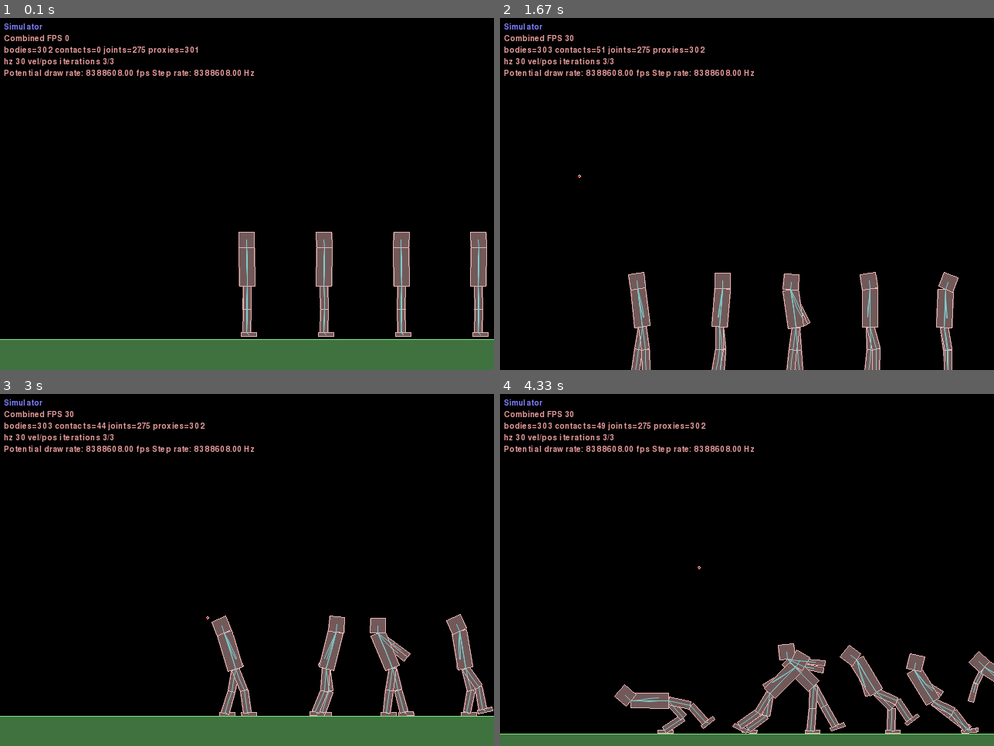
Above: before the commit, frames 1-4 (two rows, left to right).
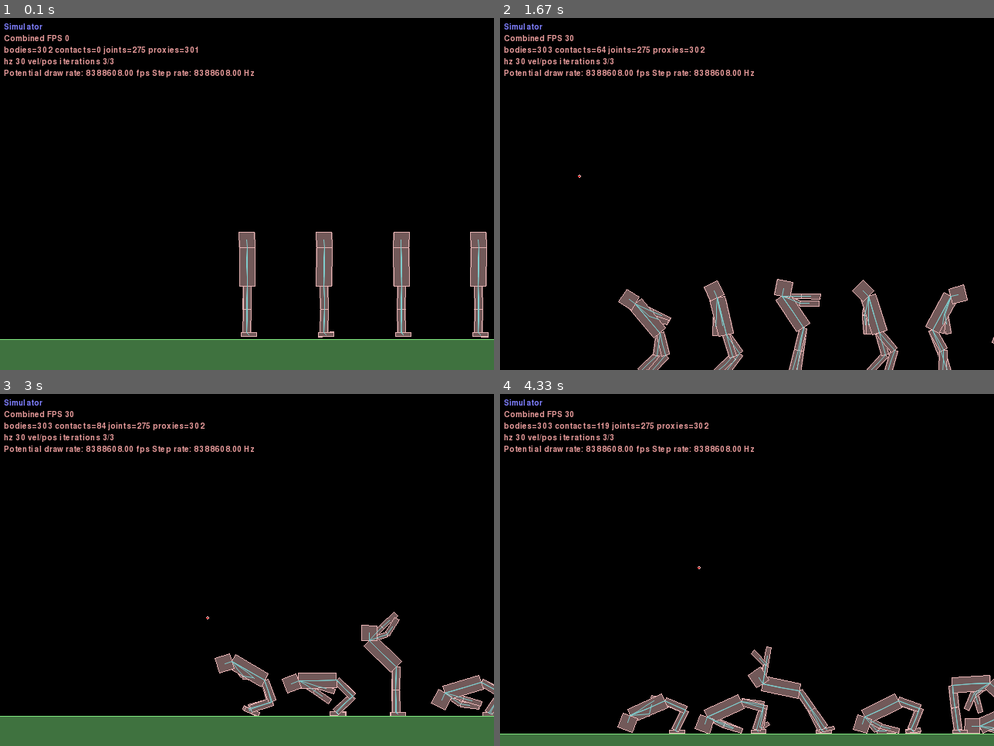
Above: after the commit, the same moments.

Repository: BradfordC/Walkers
Game: pygame game, started from simulator.py
The game is run twice, just before and just after one commit, with the same random seed, the same clock (stepped at 60 frames per second) and the same inputs.
Inputs (mouse positions are in pixels of both pictures, inside the frame that each line leads up to):
- Up to frame 1 (0.1 s): no input
- Up to frame 2 (1.67 s): hold Right 0.33-0.8 s; move the mouse to (727, 201) at 0.37 s; hold Up 0.88-1.18 s; move the mouse to (747, 208) at 0.92 s; tap Space at 0.95, 1.28, 1.58 s; tap Z at 1.03 s; hold Right from 1.22 s (still down); move the mouse to (628, 186) at 1.25 s; tap X at 1.37 s
- Up to frame 3 (3 s): release Right at 1.68 s; hold Left 1.72-2.25 s; move the mouse to (296, 643) at 1.75 s; tap Space at 1.78, 2.08, 2.35, 2.68, 2.98 s; hold Down 2.28-2.58 s; move the mouse to (93, 647) at 2.32 s; tap Z at 2.43 s; hold Left from 2.62 s (still down); move the mouse to (429, 689) at 2.65 s; tap X at 2.77 s
- Up to frame 4 (4.33 s): release Left at 3.02 s; hold Up 3.05-3.42 s; move the mouse to (806, 594) at 3.08 s; tap Space at 3.12, 3.52, 3.82, 4.18 s; hold Right 3.45-4.08 s; move the mouse to (756, 436) at 3.48 s; tap Z at 3.6 s; hold Down from 4.12 s (still down); move the mouse to (628, 489) at 4.15 s; tap X at 4.27 s

The runs differ from the first frame. In frame 1, less than 0.1% of the frame differs, in the area x 48-99%, y 60-91%; in frame 2, 5.1%; in frame 3, 5.4%; in frame 4, 7.5%, in the area x 19-100%, y 7-97%.

Commit message:
Adjust physics parameters.

Diff:
--- a/simulator.py
+++ b/simulator.py
@@ -79,7 +79,7 @@
 
             network = agent.network
             networkOutput = network.Feedforwad(input)
-            jointForces = [(i - .5)*25 for i in networkOutput]
+            jointForces = [(i - .5)*100 for i in networkOutput]
             walker.setJointForces(jointForces)
 
         #Do this every second
--- a/walker.py
+++ b/walker.py
@@ -46,7 +46,7 @@
     def __addBodyPart(self, world, box, position, connectedBodyIndex=-1, jointLimits = (0, 0), jointOffset=(0,0)):
         self.positionList.append(position)
         body = world.CreateDynamicBody(position=position)
-        body.CreatePolygonFixture(box=box, density=1, friction=.9, filter=b2Filter(groupIndex = -1))
+        body.CreatePolygonFixture(box=box, density=5, friction=.9, filter=b2Filter(groupIndex = -1))
         self.bodyList.append(body)
         if(connectedBodyIndex >= 0):
             #Connect the joint at the top middle of this object, plus any offset
